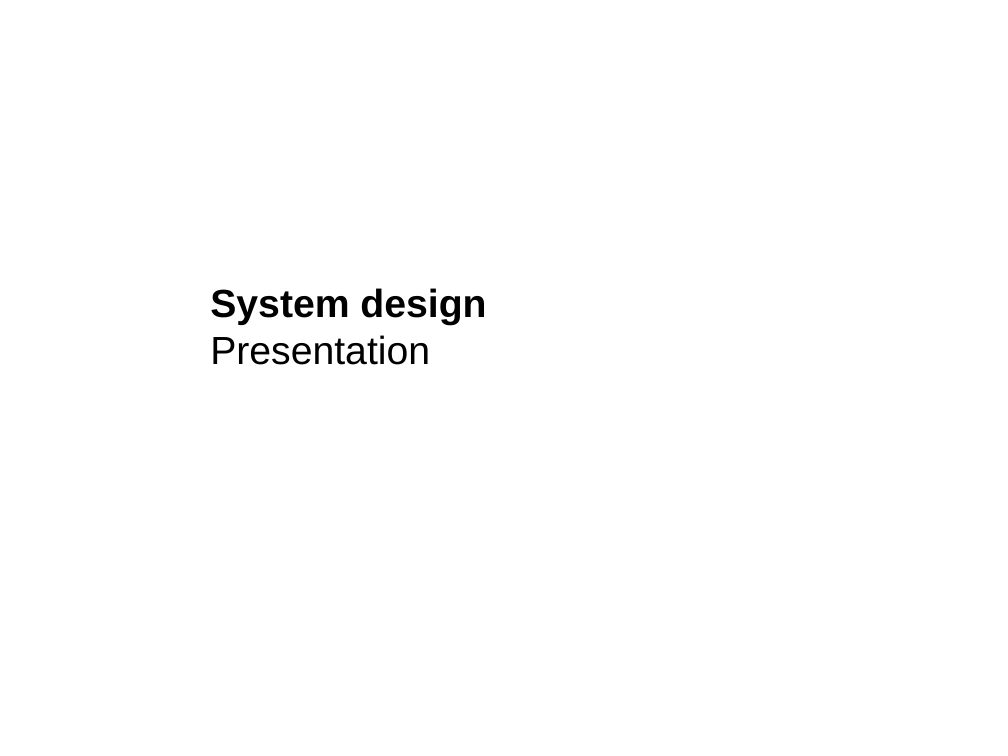
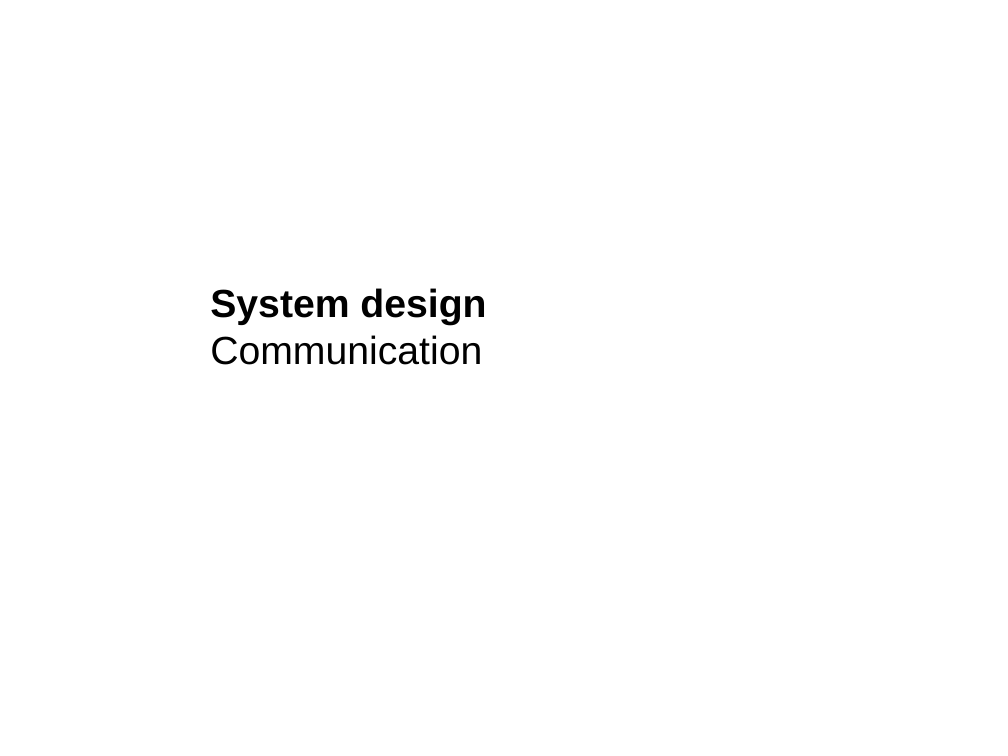
Before and after one commit to boskoop/comet-pinball, a slide deck: slide 31 of doc/presentation/presentation.pptx. Drawn at 1008x756 pixels with LibreOffice and Linux fonts; fonts in the diff are those of the drawing; background and template pictures are left out. Boxes give left, top, right and bottom in pixels: in the first picture for what was removed or moved away, otherwise in the second. Text is boxed around its words. In the diff, an @@ line names an element or a change of style, - is before the commit and + after.

```diff
--- a/doc/presentation/presentation.pptx
+++ b/doc/presentation/presentation.pptx
@@ title at box(210, 288, 486, 365): text changed; bold off @@
-System design
-Presentation
+System design
+Communication
```
Also in this commit, not shown: 2 other slides changed, 2 slides added.
